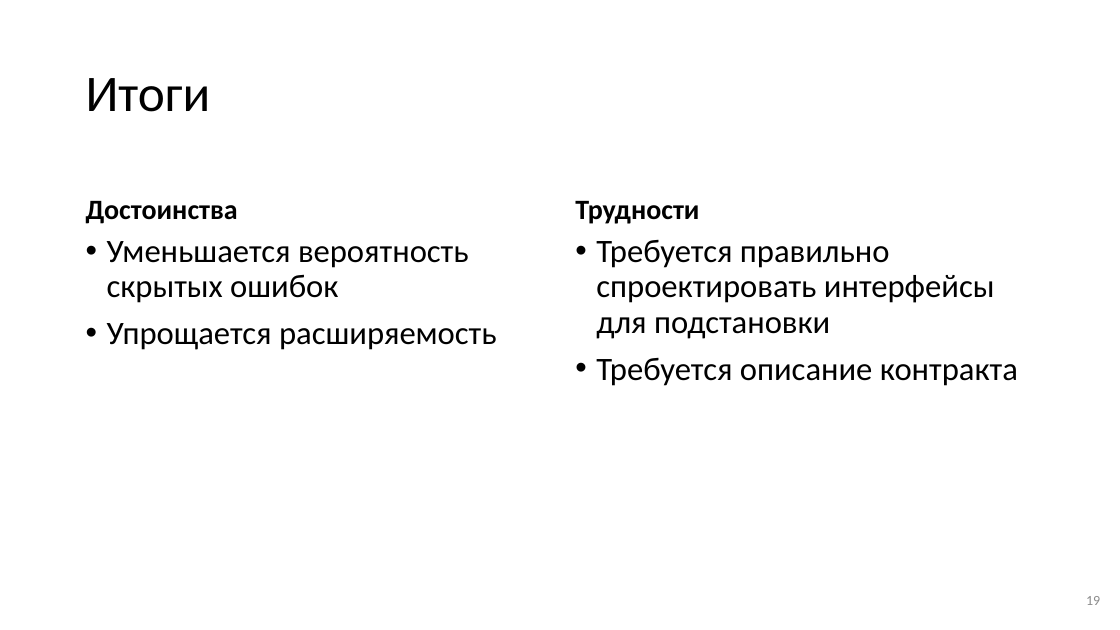
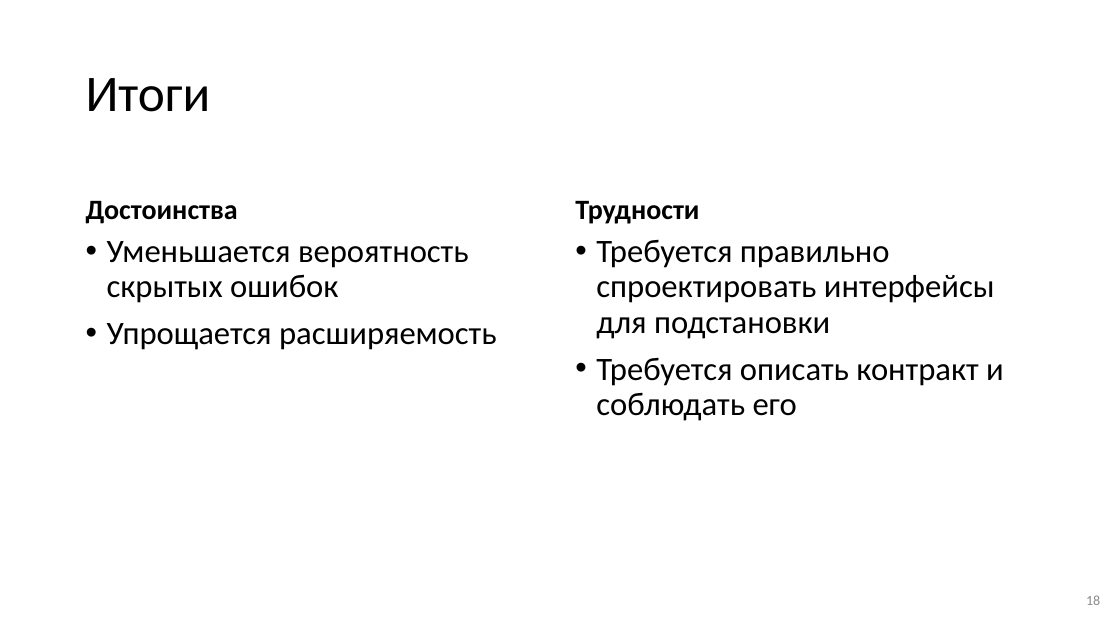
Before and after one commit to alexey-malov/ood, a slide deck: slide 18 of lectures/18.solid/Принципы SOLID.pptx (slide 19 before the commit). Drawn at 1120x630 pixels with LibreOffice and Linux fonts; fonts in the diff are those of the drawing. Boxes give left, top, right and bottom in pixels: in the first picture for what was removed or moved away, otherwise in the second. Text is boxed around its words. In the diff, an @@ line names an element or a change of style, - is before the commit and + after.

```diff
--- a/lectures/18.solid/Принципы SOLID.pptx
+++ b/lectures/18.solid/Принципы SOLID.pptx
@@ text at (596, 357, 1004, 421): text changed @@
-• Требуется описание контракта
+• Требуется описать контракт и соблюдать его
@@ page number at (1086, 595, 1100, 605): text changed @@
-19
+18
```
Also in this commit, not shown: 10 other slides changed, 1 slide added, 2 slides removed, 14 other files.
